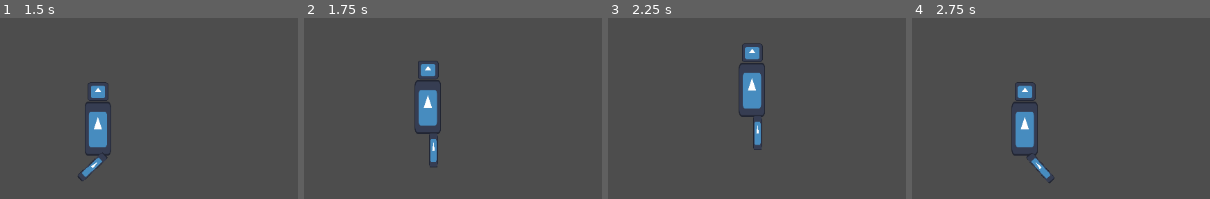
Above: before the commit, frames 1-4 (left to right).
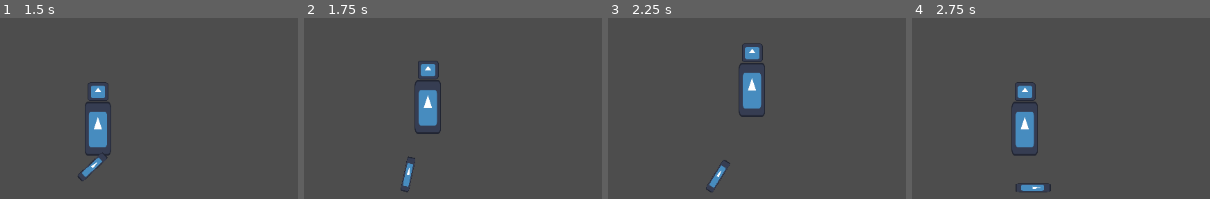
Above: after the commit, the same moments.

Repository: Culdflow/kintsugi_protocol
Game: Godot game, scene res://test_scenes/falling_test.tscn
Two runs of this game, one before a commit and one after it. Both use one fixed random seed, a clock stepped at 60 frames per second and the inputs below. The project has no main scene, so this scene is started directly. The engine's default icon, where the game draws it, is replaced by a stand-in: a white triangle on a blue panel in a dark square.
Inputs:
- Up to frame 1 (1.5 s): hold D (right) from 0.53 s (still down); tap W (up) at 0.77 s
- Up to frame 2 (1.75 s): keep holding D (right); tap W (up) at 1.52 s
- Up to frame 3 (2.25 s): release D (right) at 2.03 s; hold A (left) from 2.03 s (still down)
- Up to frame 4 (2.75 s): keep holding A (left)

Frame 1 is identical in both runs. In frame 2, 0.8% of the frame differs, in the area x 32-45%, y 64-97%; in frame 3, 0.8%, in the area x 32-52%, y 54-97%; in frame 4, 0.8%.

Commit message:
fixed losing limbs

Diff:
--- a/Objects/limbs/left_leg.tscn
+++ b/Objects/limbs/left_leg.tscn
@@ -66,6 +66,7 @@
 height = 170.0
 
 [node name="leftLeg" type="RigidBody2D" node_paths=PackedStringArray("anim_player", "collision")]
+collision_mask = 2
 freeze = true
 script = ExtResource("1_kmlb7")
 anim_player = NodePath("AnimationPlayer")
--- a/Objects/player.tscn
+++ b/Objects/player.tscn
@@ -38,6 +38,7 @@
 }
 
 [node name="Player" type="CharacterBody2D" node_paths=PackedStringArray("leftLeg", "state_machine")]
+collision_mask = 2
 script = ExtResource("1_3y5cq")
 leftLeg = NodePath("leftLeg")
 state_machine = NodePath("StateMachine")
--- a/States/JumpingState.gd
+++ b/States/JumpingState.gd
@@ -6,6 +6,7 @@
 func _enter():
 	print("[ENTERED]: jumping state")
 	player.velocity.y -= jump_height
+	player._lose_limb(player.leftLeg)
 
 func _exit():
 	print("[EXITED]: jumping state")
--- a/scripts/bodyParts/BodyPart.gd
+++ b/scripts/bodyParts/BodyPart.gd
@@ -9,7 +9,8 @@
 	anim_player.stop()
 	anim_player.play(animation)
 
-func _limb_lost():
+func _limb_lost(pos):
 	freeze = false
-	apply_force(Vector2(10, 10))
+	global_position = pos
+	rotate(0.2)
 	collision.disabled = false
--- a/scripts/player.gd
+++ b/scripts/player.gd
@@ -43,8 +43,7 @@
 	if (limb == rightLeg):
 		rightLeg = null
 	var limb_scene := limb.scene_file_path
-	limb.queue_free()
 	var new_limb: BodyPart = load(limb_scene).instantiate()
-	new_limb._limb_lost()
+	new_limb._limb_lost(limb.global_position)
 	limb.queue_free()
 	get_parent().add_child(new_limb)
--- a/test_scenes/falling_test.tscn
+++ b/test_scenes/falling_test.tscn
@@ -11,6 +11,7 @@
 position = Vector2(551, -122)
 
 [node name="StaticBody2D" type="StaticBody2D" parent="."]
+collision_layer = 2
 
 [node name="CollisionShape2D" type="CollisionShape2D" parent="StaticBody2D"]
 position = Vector2(357, 595.5)
